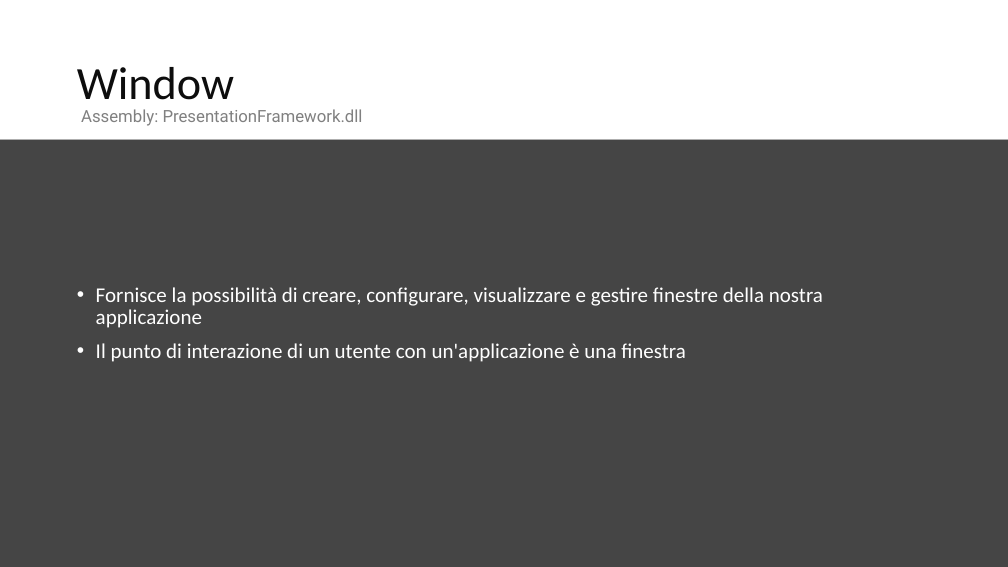
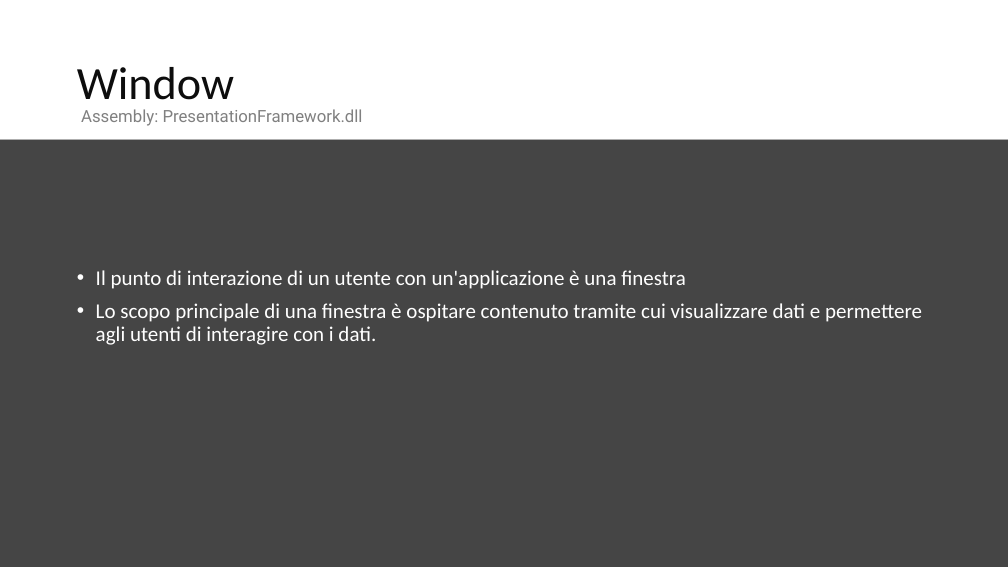
Before and after one commit to danieleromanazzi/wpf-tutorial, a slide deck: slide 25 of wpf-tutorial.pptx (slide 20 before the commit). Drawn at 1008x567 pixels with LibreOffice and Linux fonts; fonts in the diff are those of the drawing. Boxes give left, top, right and bottom in pixels: in the first picture for what was removed or moved away, otherwise in the second. Text is boxed around its words. In the diff, an @@ line names an element or a change of style, - is before the commit and + after.

```diff
--- a/wpf-tutorial.pptx
+++ b/wpf-tutorial.pptx
@@ text at (x1=96, y1=287, x2=823, y2=328): paragraph removed @@
-• Fornisce la possibilità di creare, configurare, visualizzare e gestire finestre della nostra applicazione
@@ text at (x1=96, y1=303, x2=922, y2=345): paragraph added @@
+• Lo scopo principale di una finestra è ospitare contenuto tramite cui visualizzare dati e permettere agli utenti di interagire con i dati.
```
Also in this commit, not shown: 9 other slides changed, 11 slides added, 1 slide removed, 20 other files.
